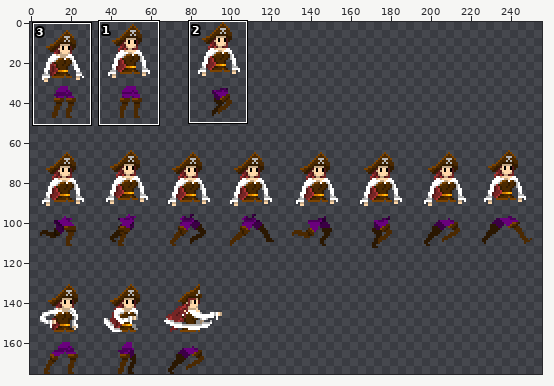
Two states of a pixel-art file, Assets/Resources/Sprites/PirateCharacterSpriteSheet.aseprite. The picture above shows the old version from afar; the outline marks the close-up.
Close-up. Before the edit:
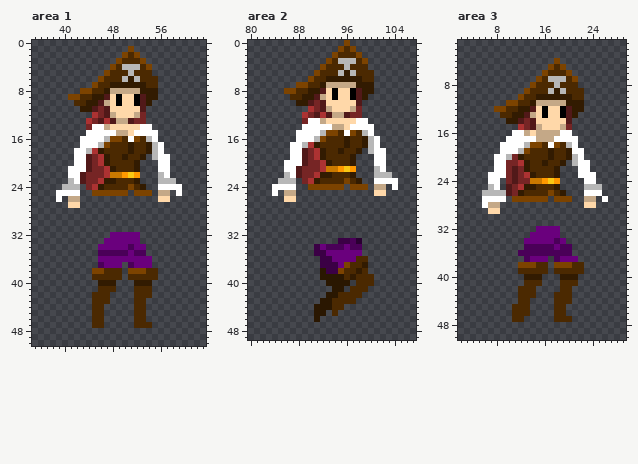
256x176 pixels, 1 frame. Colours within 5 levels of each other are drawn and written as one. Shown: area 1: x 35..63, y 0..50; area 2: x 80..107, y 0..49; area 3: x 2..29, y 1..50. The commit also changed other parts of the picture, which this record leaves out.
The result:
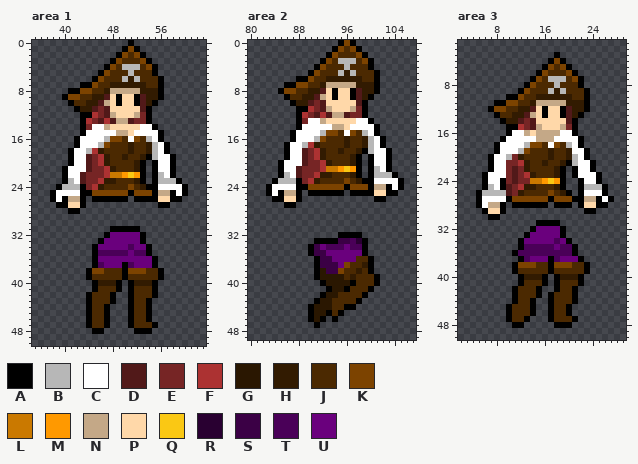
Palette (. is transparent): A #000000  B #b7b7b7  C #ffffff  D #511919  E #762525  F #ac3232  G #2a1701  H #321b01  J #4b2901  K #7c4300  L #ca7900  M #ff9900  N #c4a887  P #ffd8a9  Q #fac814  R #290031  S #3b0045  T #4a0058  U #6a007d
What changed:
--- area 1, layer "Layer 1"
@@ x 35..63 @@
- 0 .............................
- 1 ................K............
- 2 ...............KJK...........
- 3 ..............KJJJK..........
- 4 .............KJBBBJK.........
- 5 ............KJJJBJJJ.........
- 6 ...........KJJJBHBJJJ........
- 7 ..........KJJHHHHHHJJ........
- 8 ........KKJJHNNNNNHHH........
- 9 ......KKJJHHDPAPPADHH........
-10 .......JJHHDNPAPPADH.........
-11 ........HHDEDPPPPPD..........
-12 ..........FEDNPPPNE..........
-13 .........FEDFDNNDEE..........
-14 .........ECCNPPPPPCC.........
-15 .........CCCCCNNPCCCC........
-16 ........CCCCBKKJCKJBC........
-17 ........CCCBKJJJHJJHBC.......
-18 .......CCBFHJJJJHJJHBC.......
-19 .......CCDEFHJJHJJH.BCC......
-20 .......CCDEFHJJJJH...CC......
-21 ......CCCDEEFHJJJH...CC......
-22 ......CCDEEEFLLMQM...BC......
-23 ......BCDEEFHHJJJH...BBB.....
-24 .....BBB.EFHJJJJKJH..CCCC....
-25 ....CCCC..KKKKKK.KKK.NN.C....
-26 ....C.NN.............PP......
-27 ......PP.....................
-28 .............................
+ 0 ................A............
+ 1 ...............AKA...........
+ 2 ..............AKJKA..........
+ 3 .............AKJJJKA.........
+ 4 ............AKJBBBJKA........
+ 5 ...........AKJJJBJJJA........
+ 6 ..........AKJJJBHBJJJA.......
+ 7 ........AAKJJHHHHHHJJA.......
+ 8 ......AAKKJJHNNNNNHHHA.......
+ 9 .....AKKJJHHDPAPPADHHA.......
+10 ......AJJHHDNPAPPADHA........
+11 .......AHHDEDPPPPPDA.........
+12 ........AAFEDNPPPNEA.........
+13 ........AFEDFDNNDEEA.........
+14 ........AECCNPPPPPCCA........
+15 ........ACCCCCNNPCCCCA.......
+16 .......ACCCCBKKJCKJBCA.......
+17 .......ACCCBKJJJHJJHBCA......
+18 ......ACCBFHJJJJHJJHBCA......
+19 ......ACCDEFHJJHJJHABCCA.....
+20 ......ACCDEFHJJJJHA.ACCA.....
+21 .....ACCCDEEFHJJJHA.ACCA.....
+22 .....ACCDEEEFLLMQMA.ABCA.....
+23 .....ABCDEEFHHJJJHA.ABBBA....
+24 ....ABBBAEFHJJJJKJHAACCCCA...
+25 ...ACCCCAAKKKKKKAKKKANNACA...
+26 ...ACANNA.AAAAAA.AAAAPPAA....
+27 ....AAPPA............AA......
+28 ......AA.....................
 29 .............................
 30 .............................
-31 .............................
-32 .............UUUUU...........
-33 ............UUUUUU...........
-34 ...........UUUUUTUU..........
-35 ...........TTTTTUTT..........
-36 ...........UUUUUUUUU.........
-37 ...........TUUU.TUUU.........
-38 ..........KKJJJ.KKKJJ........
-39 ..........JJJJJ.JJJJJ........
-40 ...........HHH...HHH.........
-41 ...........JJJ...JJJ.........
-42 ..........JJJ....JJJ.........
-43 ..........JJJ....JJ..........
-44 ..........JJ.....JJ..........
-45 ..........JJ.....JJ..........
-46 ..........JJ.....JJ..........
-47 ..........JJ.....JJJ.........
-48 .............................
+31 .............AAAAA...........
+32 ............AUUUUUA..........
+33 ...........AUUUUUUA..........
+34 ..........AUUUUUTUUA.........
+35 ..........ATTTTTUTTA.........
+36 ..........AUUUUUUUUUA........
+37 ..........ATUUUATUUUA........
+38 .........AKKJJJAKKKJJA.......
+39 .........AJJJJJAJJJJJA.......
+40 ..........AHHHA.AHHHA........
+41 ..........AJJJA.AJJJA........
+42 .........AJJJA..AJJJA........
+43 .........AJJJA..AJJA.........
+44 .........AJJA...AJJA.........
+45 .........AJJA...AJJA.........
+46 .........AJJA...AJJA.........
+47 .........AJJA...AJJJA........
+48 ..........AA.....AAA.........
 49 .............................
--- area 2, layer "Layer 1"
@@ x 80..107 @@
- 0 ................K...........
- 1 ...............KJK..........
- 2 ..............KJJJK.........
- 3 .............KJBBBJK........
- 4 ............KJJJBJJJ........
- 5 ...........KJJJBHBJJJ.......
- 6 ..........KJJHHHHHHJJ.......
- 7 ........KKJJHNNNNNHHH.......
- 8 ......KKJJHHDPAPPADHH.......
- 9 .......JJHHDNPAPPADH........
-10 ........HHDEDPPPPPD.........
-11 ..........FEDNPPPNE.........
-12 .........FEDFDNNDEE.........
-13 .........ECCNPPPPPCC........
-14 .........CCCCCNNPCCCC.......
-15 ........CCCCBKKJCKJBC.......
-16 ........CCCBKJJJHJJHBC......
-17 .......CCBFHJJJJHJJHBC......
-18 .......CCDEFHJJHJJH.BCC.....
-19 .......CCDEFHJJJJH...CC.....
-20 ......CCCDEEFHJJJH...CC.....
-21 ......CCDEEEFLLMQM...BC.....
-22 ......BCDEEFHHJJJH...BBB....
-23 .....BBB.EFHJJJJKJH..CCCC...
-24 ....CCCC..KKKKKK.KKK.NN.C...
-25 ....C.NN.............PP.....
-26 ......PP....................
-27 ............................
+ 0 ...............AKA..........
+ 1 ..............AKJKA.........
+ 2 .............AKJJJKA........
+ 3 ............AKJBBBJKA.......
+ 4 ...........AKJJJBJJJA.......
+ 5 ..........AKJJJBHBJJJA......
+ 6 ........AAKJJHHHHHHJJA......
+ 7 ......AAKKJJHNNNNNHHHA......
+ 8 .....AKKJJHHDPAPPADHHA......
+ 9 ......AJJHHDNPAPPADHA.......
+10 .......AHHDEDPPPPPDA........
+11 ........AAFEDNPPPNEA........
+12 ........AFEDFDNNDEEA........
+13 ........AECCNPPPPPCCA.......
+14 ........ACCCCCNNPCCCCA......
+15 .......ACCCCBKKJCKJBCA......
+16 .......ACCCBKJJJHJJHBCA.....
+17 ......ACCBFHJJJJHJJHBCA.....
+18 ......ACCDEFHJJHJJHABCCA....
+19 ......ACCDEFHJJJJHA.ACCA....
+20 .....ACCCDEEFHJJJHA.ACCA....
+21 .....ACCDEEEFLLMQMA.ABCA....
+22 .....ABCDEEFHHJJJHA.ABBBA...
+23 ....ABBBAEFHJJJJKJHAACCCCA..
+24 ...ACCCCAAKKKKKKAKKKANNACA..
+25 ...ACANNA.AAAAAA.AAAAPPAA...
+26 ....AAPPA............AA.....
+27 ......AA....................
 28 ............................
@@ x 88..103 @@
 31 ................
-32 ................
-33 .......SSTR.....
-34 ...SUTTTUTT.....
-35 ...SSUUUUUU.....
-36 ....SSUUUUJJ....
-37 ....SSSUKJJH....
-38 ....GSSKJJHJ....
-39 ....GGGGJHJJJ...
-40 .....GGGG.JJJ...
-41 ......GG.JJJ....
-42 .....GGJJJJ.....
-43 ....GGJJJJ......
-44 ...GGGJJ........
-45 ...GG.J.........
-46 ...G............
-47 ................
+32 .......AAAA.....
+33 ...AAAASSTRA....
+34 ..ASUTTTUTTA....
+35 ..ASSUUUUUUA....
+36 ...ASSUUUUJJA...
+37 ...ASSSUKJJHA...
+38 ...AGSSKJJHJA...
+39 ...AGGGGJHJJJA..
+40 ....AGGGGAJJJA..
+41 .....AGGAJJJA...
+42 ....AGGJJJJA....
+43 ...AGGJJJJA.....
+44 ..AGGGJJAA......
+45 ..AGGAJA........
+46 ..AGA.A.........
+47 ...A............
 48 ................
--- area 3, layer "Layer 1"
@@ x 2..29 @@
  2 ............................
- 3 ............................
- 4 ................K...........
- 5 ...............KJK..........
- 6 ..............KJJJK.........
- 7 .............KJBBBJK........
- 8 ............KJJJBJJJ........
- 9 ...........KJJJBHBJJJ.......
-10 ..........KJJHHHHHHJJ.......
-11 ........KKJJHNNNNNHHH.......
-12 ......KKJJHHDPAPPADHH.......
-13 .......JJHHDNPAPPADH........
-14 ........HHDEDPPPPPD.........
-15 ..........FEDNPPPNE.........
-16 .........CCNPNNNNCC.........
-17 ........CCCCCNNNCCCC........
-18 .......CCCCBKKJCKJBC........
-19 .......CCCBKJJJHJJHCC.......
-20 ......CCBEHJJJJHJJHBC.......
-21 ......CCEEFHJJHJJH.BCC......
-22 ......CCEDEHJJJJH...CC......
-23 .....CCCEDEFHJJJH...CCC.....
-24 .....CC.EDEELLMQM....CC.....
-25 .....BC.DEFHHJJJH....BBB....
-26 ....BBBBDEHJJJJKJH...CCC....
-27 ....CCCC.KKKKKK.KKK..NN.C...
-28 ....CNN..............PP.....
-29 .....PP.....................
-30 ............................
-31 ............................
-32 .............UUUU...........
-33 ............UUUUU...........
-34 ...........UUUUUTU..........
-35 ...........TTTTTUTT.........
-36 ..........TTTTTTTTT.........
-37 ...........TUUU.TUUU........
-38 ..........KKKJJ.KKKJJ.......
-39 ..........JJJJJ.JJJJJ.......
-40 ...........HHH...HHH........
-41 ...........JJJ...JJJ........
-42 ..........JJJ....JJ.........
-43 ..........JJJ...JJJ.........
-44 ..........JJ....JJJ.........
-45 .........JJJ....JJ..........
-46 .........JJJ....JJ..........
-47 .........JJ.....JJJ.........
-48 ............................
+ 3 ................A...........
+ 4 ...............AKA..........
+ 5 ..............AKJKA.........
+ 6 .............AKJJJKA........
+ 7 ............AKJBBBJKA.......
+ 8 ...........AKJJJBJJJA.......
+ 9 ..........AKJJJBHBJJJA......
+10 ........AAKJJHHHHHHJJA......
+11 ......AAKKJJHNNNNNHHHA......
+12 .....AKKJJHHDPAPPADHHA......
+13 ......AJJHHDNPAPPADHA.......
+14 .......AHHDEDPPPPPDA........
+15 ........AAFEDNPPPNEA........
+16 ........ACCNPNNNNCCA........
+17 .......ACCCCCNNNCCCCA.......
+18 ......ACCCCBKKJCKJBCA.......
+19 ......ACCCBKJJJHJJHCCA......
+20 .....ACCBEHJJJJHJJHBCA......
+21 .....ACCEEFHJJHJJHABCCA.....
+22 .....ACCEDEHJJJJHA.ACCA.....
+23 ....ACCCEDEFHJJJHA.ACCCA....
+24 ....ACCAEDEELLMQMA..ACCA....
+25 ....ABCADEFHHJJJHA..ABBBA...
+26 ...ABBBBDEHJJJJKJHA.ACCCA...
+27 ...ACCCCAKKKKKKAKKKAANNACA..
+28 ...ACNNA.AAAAAA.AAA.APPAA...
+29 ....APPA.............AA.....
+30 .....AA.....................
+31 .............AAAA...........
+32 ............AUUUUA..........
+33 ...........AUUUUUA..........
+34 ..........AUUUUUTUA.........
+35 ..........ATTTTTUTTA........
+36 .........ATTTTTTTTTA........
+37 ..........ATUUUATUUUA.......
+38 .........AKKKJJAKKKJJA......
+39 .........AJJJJJAJJJJJA......
+40 ..........AHHHA.AHHHA.......
+41 ..........AJJJA.AJJJA.......
+42 .........AJJJA..AJJA........
+43 .........AJJJA.AJJJA........
+44 .........AJJA..AJJJA........
+45 ........AJJJA..AJJA.........
+46 ........AJJJA..AJJA.........
+47 ........AJJA...AJJJA........
+48 .........AA.....AAA.........
 49 ............................
